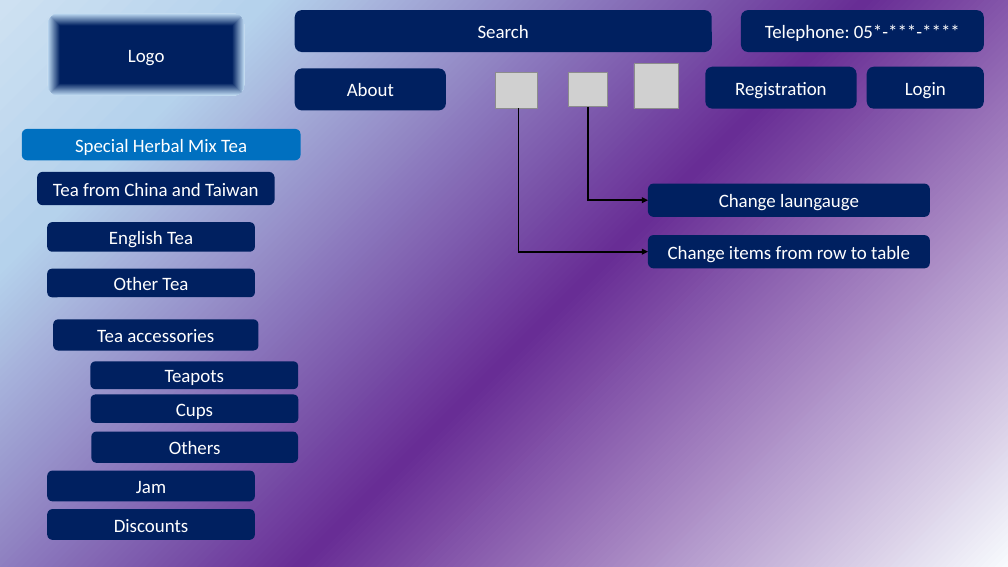
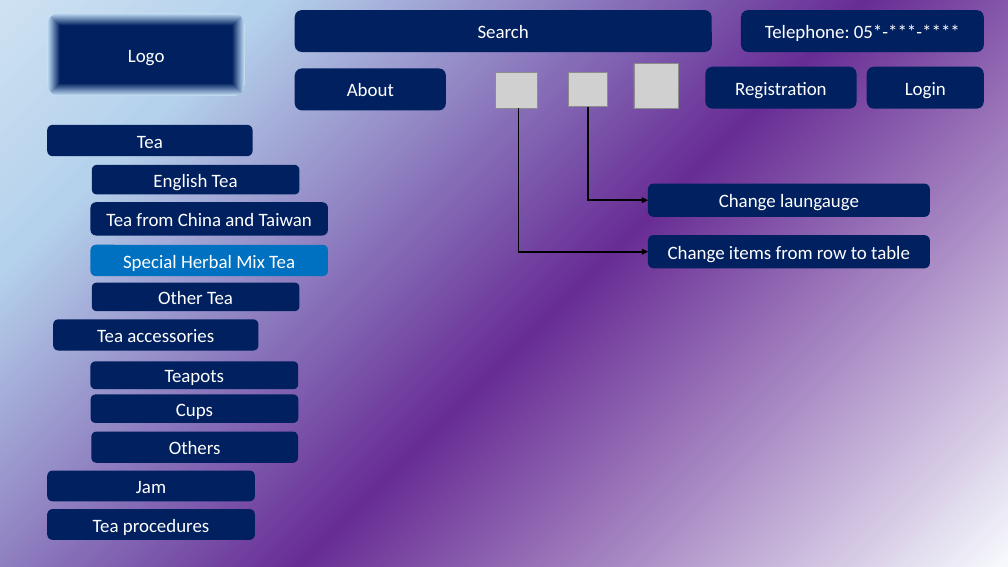
Before and after one commit to EvgeniyaItkina/FinalProject, a slide deck: slide 1 of Presentation project Tea.pptx. Drawn at 1008x567 pixels with LibreOffice and Linux fonts; fonts in the diff are those of the drawing; grey boxes stand for pictures. Boxes give left, top, right and bottom in pixels: in the first picture for what was removed or moved away, otherwise in the second. Text is boxed around its words. In the diff, an @@ line names an element or a change of style, - is before the commit and + after.

```diff
--- a/Presentation project Tea.pptx
+++ b/Presentation project Tea.pptx
@@ rounded rectangle added at (x1=47, y1=125, x2=253, y2=156), fill #002060, 18 pt, text #FFFFFF @@
+Tea
@@ rounded rectangle "English Tea" moved from (x1=47, y1=222, x2=255, y2=252) to (x1=91, y1=165, x2=299, y2=194) @@
@@ rounded rectangle "Tea from China and Taiwan" moved from (x1=37, y1=172, x2=274, y2=205) to (x1=91, y1=202, x2=328, y2=235) @@
@@ rounded rectangle "Special Herbal Mix Tea" resized from (x1=22, y1=129, x2=301, y2=161) to (x1=91, y1=245, x2=328, y2=277) @@
@@ rounded rectangle "Other Tea" moved from (x1=47, y1=268, x2=255, y2=297) to (x1=91, y1=283, x2=299, y2=312) @@
@@ text in rounded rectangle at (x1=93, y1=519, x2=209, y2=535): text changed @@
-Discounts
+Tea procedures
```
Also in this commit, not shown: 2 other slides changed, 1 slide added, 1 other file.
